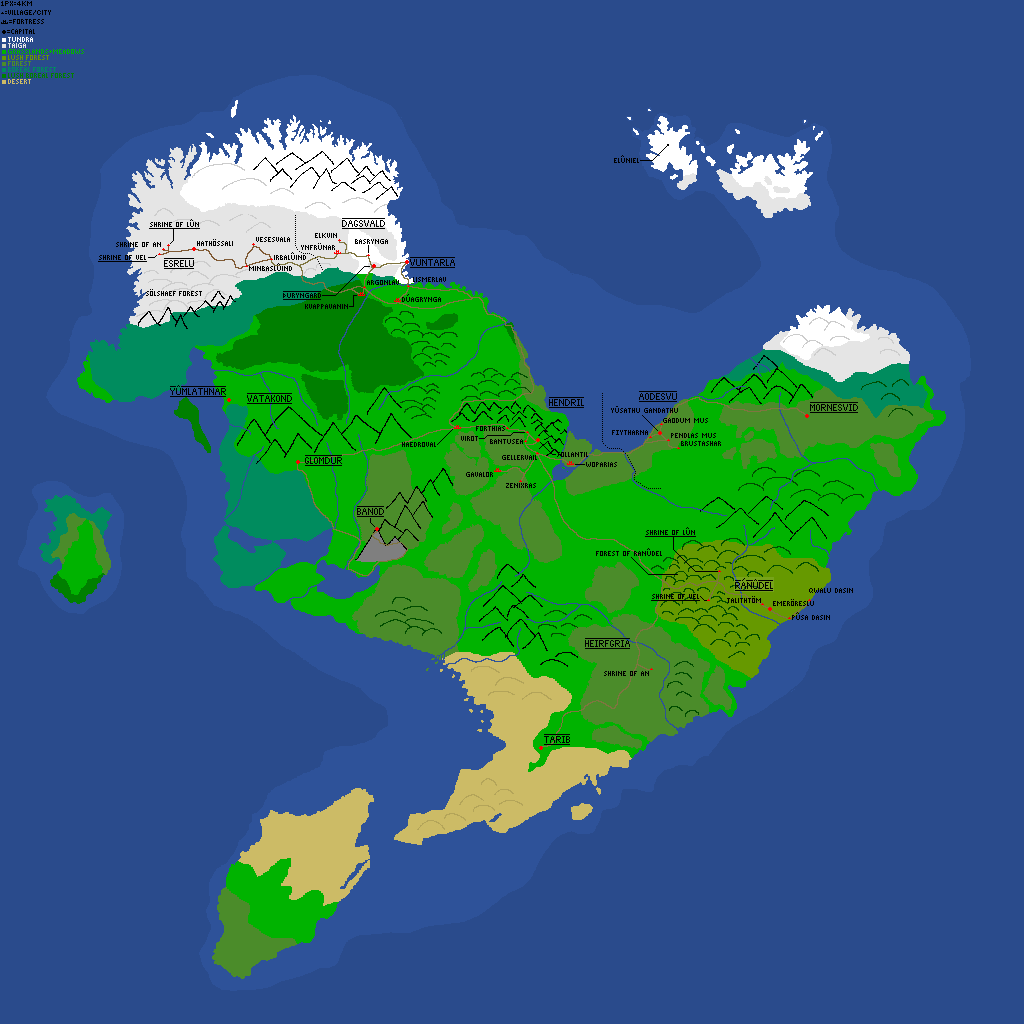
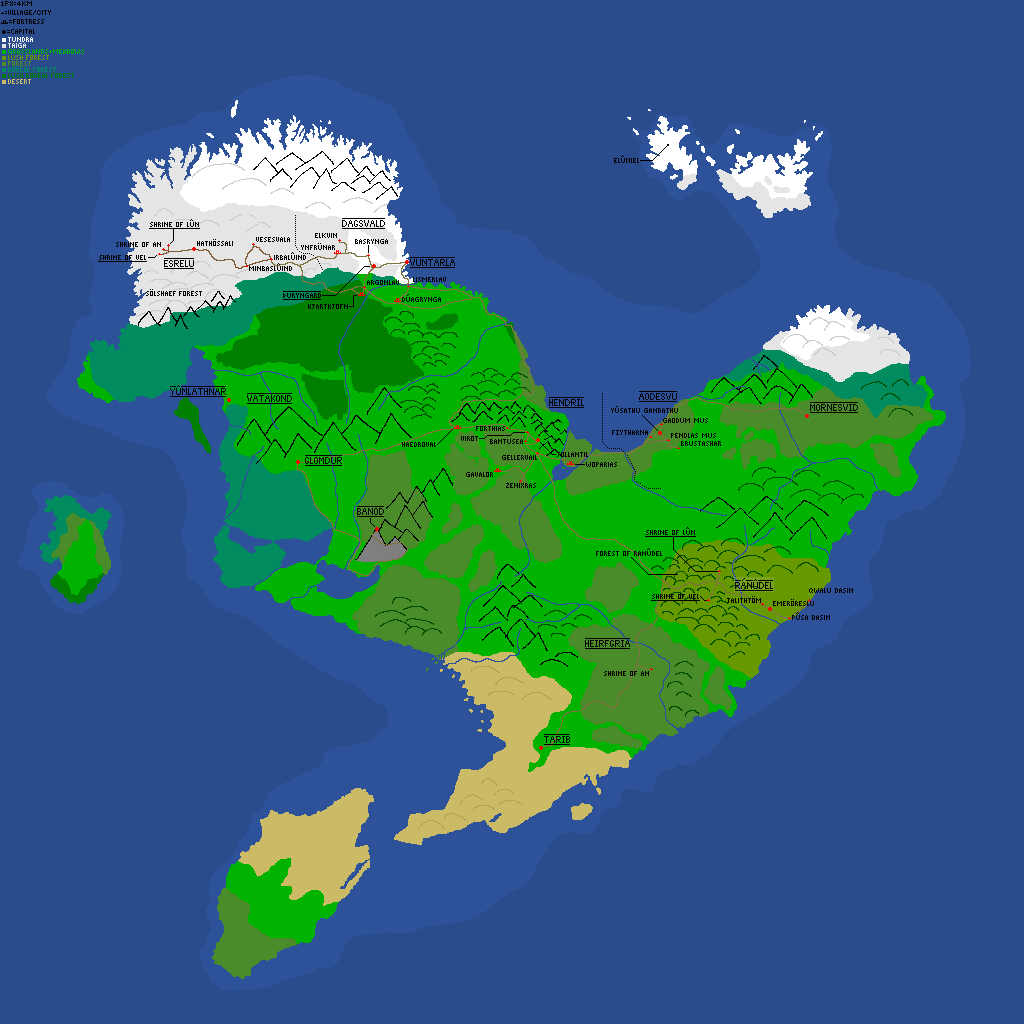
Layer changes from the first 1024px x 1024px image to the second:
painted on "names" over [305, 304, 343, 309]
